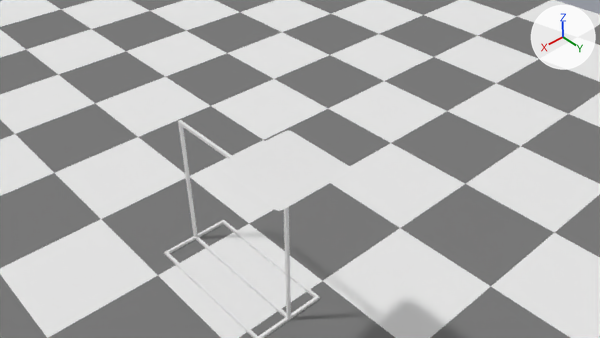
One commit to the Blender file blender/scene.blend: the scene before it, then after it.
Both versions are drawn from the file's camera 'Camera'. Arrows for +X, +Y and +Z are at upper right; the lights stay in place.

Objects in the first picture: 'Cloth', 'Floor', 'hanger'.
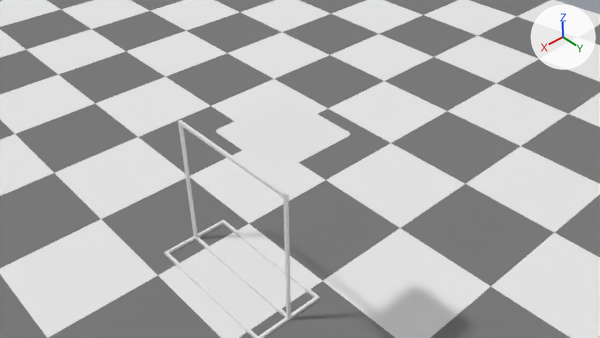
What differs and where, as boxes [x1, y1, x2, y2] in the pictures (600 x 338 px):
'Cloth', moved
    before: [217, 130, 352, 211]
    after: [216, 98, 350, 173]

What changed in the scene script:
```text
Change ob_cloth:
    ob_cloth.location: (0.128, 0.646, 1.339) -> (0.058, 0.559, 1.468)
```
